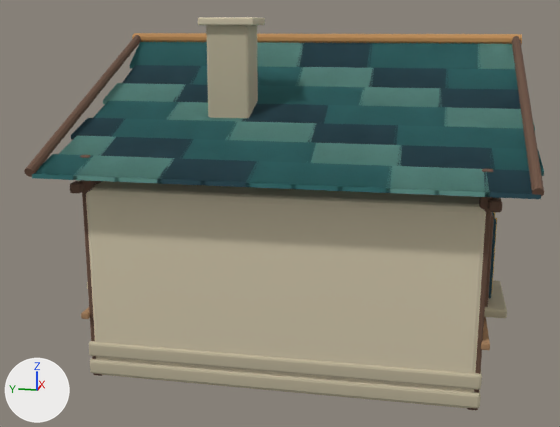
The glTF model godot_project/assets/dawnreef/dawnreef_kit.glb: old version first, new version second.
One viewpoint serves both versions: a camera (50 mm lens) standing at (-14.76, -2.22, 5.55) and looking at (-0.35, 0.67, 1.94). The axes (+X, +Y, +Z) are drawn at lower left. The lights are the same throughout. The picture after the commit comes second. Vertices at exactly the same position are counted once.

The first picture shows 'SailHouse'.
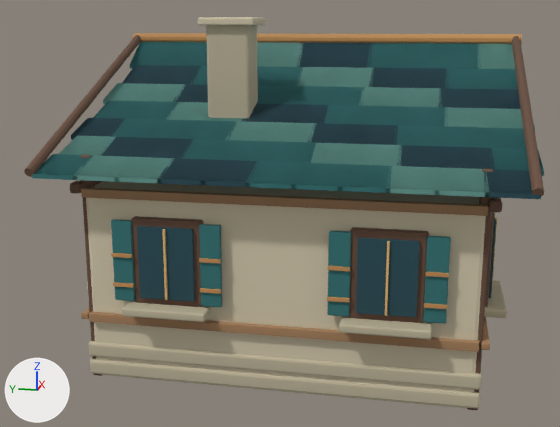
Boxes (x1, y1, x2, y2) around the edits, measured in the pictures (560 x 427 px):
part 1 of me_cube_084, added (brown)
    after: (89, 311, 479, 352)
part 2 of me_cube_084, added (brown)
    after: (81, 187, 488, 216)
part 3 of me_cube_084, added (cyan)
    after: (137, 226, 195, 302)
part 4 of me_cube_084, added
    after: (162, 229, 168, 300)
part 5 of me_cube_084, added (cyan)
    after: (111, 219, 136, 301)
part 6 of me_cube_084, added
    after: (113, 282, 134, 288)
part 7 of me_cube_084, added
    after: (111, 253, 132, 258)
part 8 of me_cube_084, added (cyan)
    after: (199, 224, 222, 307)
part 9 of me_cube_084, added
    after: (200, 288, 221, 294)
part 10 of me_cube_084, added
    after: (199, 258, 221, 263)
part 11 of me_cube_084, added (cyan)
    after: (356, 238, 420, 317)
part 12 of me_cube_084, added
    after: (385, 241, 390, 316)
part 13 of me_cube_084, added (cyan)
    after: (327, 231, 351, 317)
part 14 of me_cube_084, added
    after: (327, 297, 350, 303)
part 15 of me_cube_084, added
    after: (328, 266, 350, 271)
part 16 of me_cube_084, added (cyan)
    after: (423, 236, 451, 324)
part 17 of me_cube_084, added
    after: (424, 303, 447, 309)
part 18 of me_cube_084, added
    after: (425, 272, 449, 277)
part 19 of me_cube_084, added (brown)
    after: (122, 216, 432, 339)

Diff of the bpy script that builds the scene:
```diff
--- a/godot_project/assets/dawnreef/dawnreef_kit.glb.py
+++ b/godot_project/assets/dawnreef/dawnreef_kit.glb.py
@@ me_cube_084 @@
-me_cube_084.from_pydata(...)  # 4188 vertices, 7238 faces; spans x -4.59..4.59, y -3.69..3.65, z 0.0..5.63
+me_cube_084.from_pydata(...)  # 5308 vertices, 9302 faces; spans x -4.59..4.59, y -3.69..3.65, z 0.0..5.63
+# me_cube_084 part 1: a new loose piece, a box spanning x -4.1..-3.98, y -2.97..2.97, z 0.98..1.12, in mat_dawnreefpaint
+# me_cube_084 part 2: a new loose piece, a box spanning x -4.1..-3.98, y -2.97..2.97, z 2.98..3.12, in mat_dawnreefpaint
+# me_cube_084 part 3: a new loose piece, a box spanning x -4.175..-4.105, y 1.22..2.08, z 1.47..2.59, in mat_dawnreefpaint
+# me_cube_084 part 4: a new loose piece, a box spanning x -4.21..-4.16, y 1.632..1.668, z 1.48..2.58, in mat_dawnreefpaint
+# me_cube_084 part 5: the loose piece of 56 vertices spanning x -2.73..-2.69, y 3.16..3.22, z 1.4..2.62 is copied, and the copy is scaled about its middle by (1.59, 5.62, 1.03), then moved by (-1.41, -0.85, 0.02); it spans x -4.16..-4.08, y 2.18..2.5, z 1.39..2.66
+# me_cube_084 part 6: a new loose piece, a box spanning x -4.195..-4.155, y 2.18..2.5, z 1.632..1.687, in mat_dawnreefpaint
+# me_cube_084 part 7: a new loose piece, a box spanning x -4.195..-4.155, y 2.18..2.5, z 2.103..2.158, in mat_dawnreefpaint
+# me_cube_084 part 8: the loose piece of 56 vertices spanning x -2.73..-2.69, y 3.16..3.22, z 1.4..2.62 is copied, and the copy is scaled about its middle by (1.59, 5.62, 1.03), then moved by (-1.41, -2.23, 0.02); it spans x -4.16..-4.08, y 0.8..1.12, z 1.39..2.66
+# me_cube_084 part 9: a new loose piece, a box spanning x -4.195..-4.155, y 0.8..1.12, z 1.632..1.687, in mat_dawnreefpaint
+# me_cube_084 part 10: a new loose piece, a box spanning x -4.195..-4.155, y 0.8..1.12, z 2.103..2.158, in mat_dawnreefpaint
+# me_cube_084 part 11: a new loose piece, a box spanning x -4.175..-4.105, y -2.08..-1.22, z 1.47..2.59, in mat_dawnreefpaint
+# me_cube_084 part 12: a new loose piece, a box spanning x -4.21..-4.16, y -1.667..-1.633, z 1.48..2.58, in mat_dawnreefpaint
+# me_cube_084 part 13: the loose piece of 56 vertices spanning x -2.73..-2.69, y -3.22..-3.16, z 1.4..2.62 is copied, and the copy is scaled about its middle by (1.59, 5.62, 1.03), then moved by (-1.41, 2.23, 0.02); it spans x -4.16..-4.08, y -1.12..-0.8, z 1.39..2.66
+# me_cube_084 part 14: a new loose piece, a box spanning x -4.195..-4.155, y -1.12..-0.8, z 1.632..1.687, in mat_dawnreefpaint
+# me_cube_084 part 15: a new loose piece, a box spanning x -4.195..-4.155, y -1.12..-0.8, z 2.103..2.158, in mat_dawnreefpaint
+# me_cube_084 part 16: the loose piece of 56 vertices spanning x -2.73..-2.69, y -3.22..-3.16, z 1.4..2.62 is copied, and the copy is scaled about its middle by (1.59, 5.62, 1.03), then moved by (-1.41, 0.85, 0.02); it spans x -4.16..-4.08, y -2.5..-2.18, z 1.39..2.66
+# me_cube_084 part 17: a new loose piece, a box spanning x -4.195..-4.155, y -2.5..-2.18, z 1.632..1.687, in mat_dawnreefpaint
+# me_cube_084 part 18: a new loose piece, a box spanning x -4.195..-4.155, y -2.5..-2.18, z 2.103..2.158, in mat_dawnreefpaint
+# me_cube_084 part 19: 224 vertices added at x -4.4..-3.96, y -2.3..2.3, z 1.23..2.7
+# other edits to the shape of me_cube_084 do not show in these pictures
 me_cube_084.materials.append(mat_dawnreefpaint)
```
